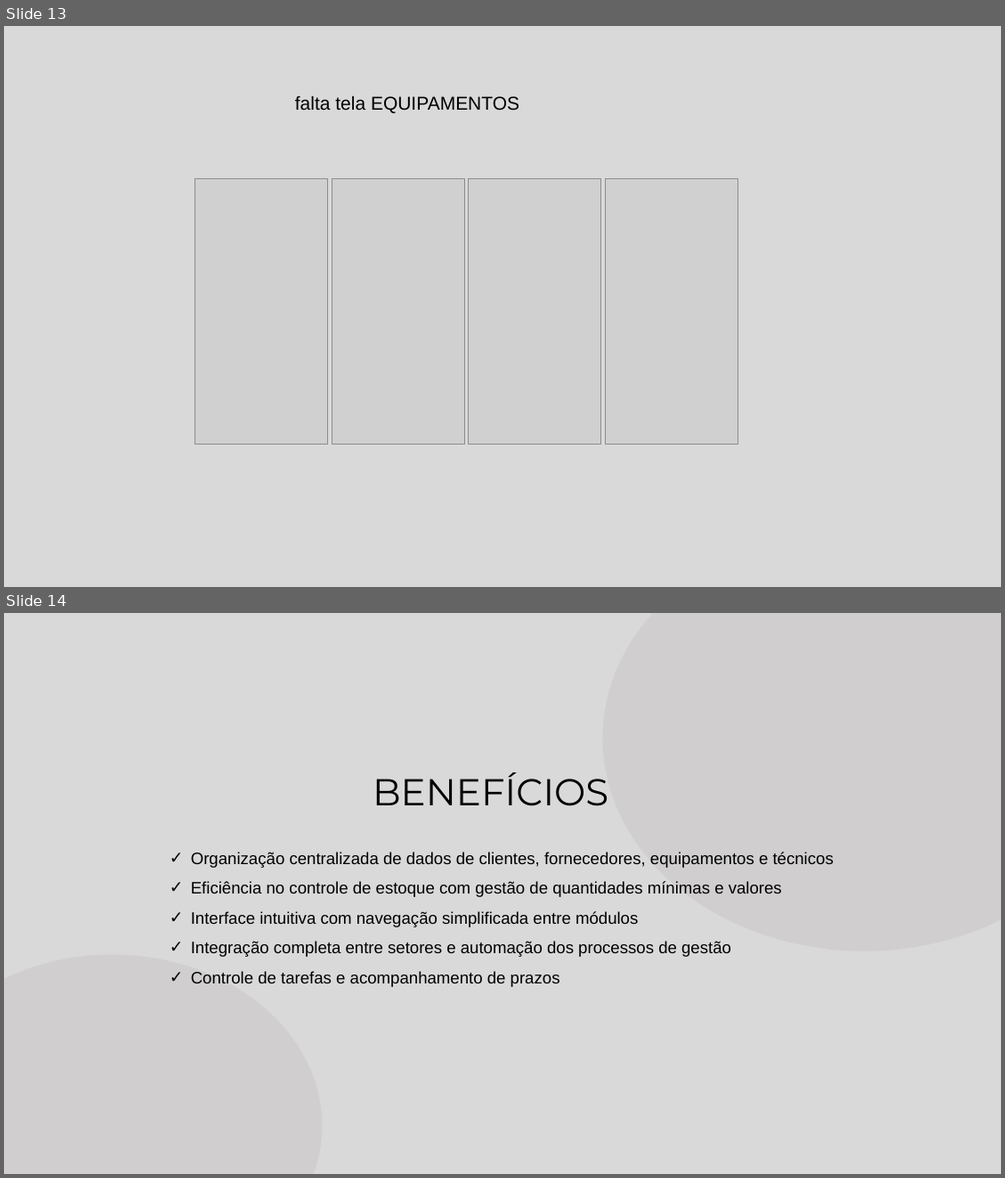
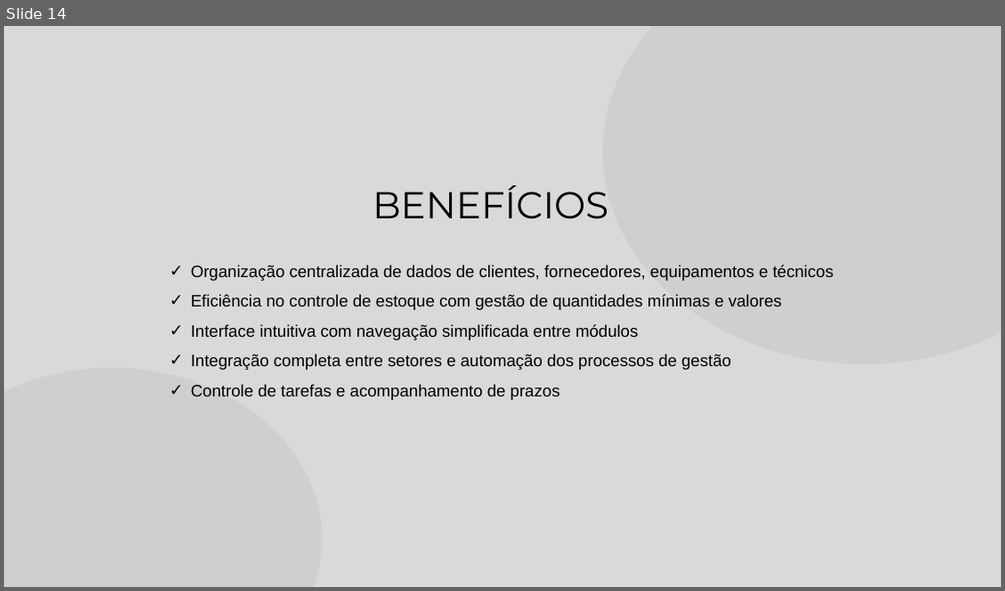
Before and after one commit to natandspereira/gestaoStock, a slide deck: Apresentação Sistema Gestão Stock.pptx. Shown one above the other, each under a label of ours: slides 13 and 14 before the commit, slide 14 after it. The pictures are 1005x1178 and 1005x591 pixels, drawn with LibreOffice and Linux fonts; fonts in the diff are those of the drawing; grey boxes stand for pictures. Boxes give left, top, right and bottom in pixels: in the first picture for what was removed or moved away, otherwise in the second. Text is boxed around its words. In the diff, an @@ line names an element or a change of style, - is before the commit and + after.

```diff
--- a/Apresentação Sistema Gestão Stock.pptx
+++ b/Apresentação Sistema Gestão Stock.pptx
@@ slide 13 removed at [4,26,1001,587], background #D9D9D9 @@
@@ text removed at [295,95,519,113] @@
-falta tela EQUIPAMENTOS
@@ picture removed at [195,178,328,443] @@
@@ picture removed at [332,178,464,443] @@
@@ picture removed at [469,178,600,443] @@
@@ picture removed at [606,178,738,443] @@
```
Also in this commit, not shown: 2 slides changed, 1 slide added.
